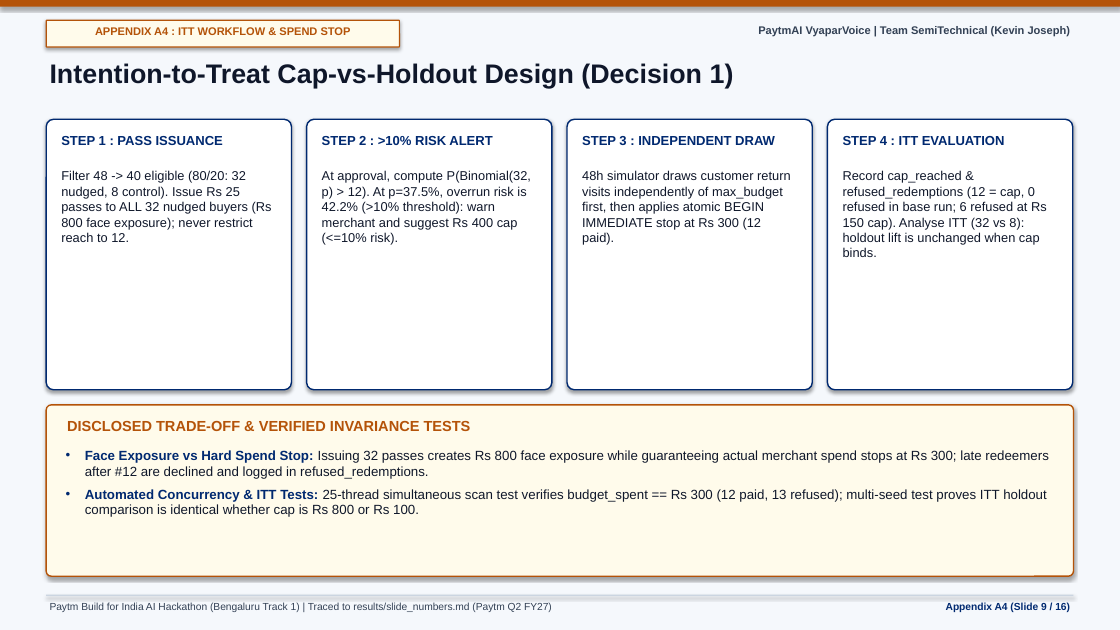
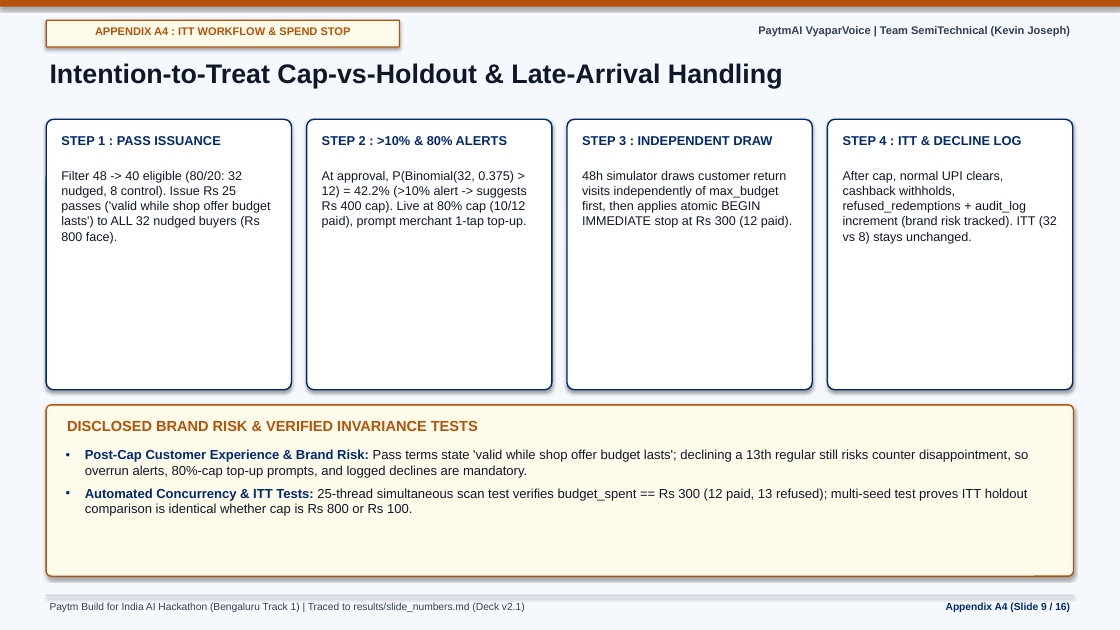
Before and after one commit to somebeing2/paytmai-vyaparvoice, a slide deck: slide 9 of deck/v2/PaytmAI_VyaparVoice_v2.pptx. Drawn at 1120x630 pixels with LibreOffice and Linux fonts; fonts in the diff are those of the drawing. Boxes give left, top, right and bottom in pixels: in the first picture for what was removed or moved away, otherwise in the second. Text is boxed around its words. In the diff, an @@ line names an element or a change of style, - is before the commit and + after.

Commit message:
docs(deck-v2.1): pooled 50-shop pilot power, A9 profit CI rule, EN author-checked status, plain capability tiles, Q4 cap-refusal Q&A, and P1 Stage 2 plan [skip render]

```diff
--- a/deck/v2/PaytmAI_VyaparVoice_v2.pptx
+++ b/deck/v2/PaytmAI_VyaparVoice_v2.pptx
@@ text at [50,63,783,89]: text changed @@
-Intention-to-Treat Cap-vs-Holdout Design (Decision 1)
+Intention-to-Treat Cap-vs-Holdout & Late-Arrival Handling
@@ text "STEP 1 : PASS ISSUANCE" at [61,136,220,145]: size 11.2 to 11 pt @@
@@ text at [322,136,507,145]: text changed; size 11.2 to 11 pt @@
-STEP 2 : >10% RISK ALERT
+STEP 2 : >10% & 80% ALERTS
@@ text "STEP 3 : INDEPENDENT DRAW" at [582,135,772,148]: size 11.2 to 11 pt @@
@@ text at [843,136,1022,145]: text changed; size 11.2 to 11 pt @@
-STEP 4 : ITT EVALUATION
+STEP 4 : ITT & DECLINE LOG
@@ text at [61,171,271,244]: text changed; size 11 to 10.8 pt @@
-Filter 48 -> 40 eligible (80/20: 32 nudged, 8 control). Issue Rs 25 passes to ALL 32 nudged buyers (Rs 800 face exposure); never restrict reach to 12.
+Filter 48 -> 40 eligible (80/20: 32 nudged, 8 control). Issue Rs 25 passes ('valid while shop offer budget lasts') to ALL 32 nudged buyers (Rs 800 face).
@@ text at [322,171,527,228]: text changed; size 11 to 10.8 pt @@
-At approval, compute P(Binomial(32, p) > 12). At p=37.5%, overrun risk is 42.2% (>10% threshold): warn merchant and suggest Rs 400 cap (<=10% risk).
+At approval, P(Binomial(32, 0.375) > 12) = 42.2% (>10% alert -> suggests Rs 400 cap). Live at 80% cap (10/12 paid), prompt merchant 1-tap top-up.
@@ text "48h simulator draws customer return ..." at [582,171,792,228]: size 11 to 10.8 pt @@
@@ text at [843,171,1057,244]: text changed; size 11 to 10.8 pt @@
-Record cap_reached & refused_redemptions (12 = cap, 0 refused in base run; 6 refused at Rs 150 cap). Analyse ITT (32 vs 8): holdout lift is unchanged when cap binds.
+After cap, normal UPI clears, cashback withholds, refused_redemptions + audit_log increment (brand risk tracked). ITT (32 vs 8) stays unchanged.
@@ text at [67,421,478,431]: text changed @@
-DISCLOSED TRADE-OFF & VERIFIED INVARIANCE TESTS
+DISCLOSED BRAND RISK & VERIFIED INVARIANCE TESTS
@@ text at [85,449,1029,478]: text changed; size 11.4 to 11.2 pt @@
-• Face Exposure vs Hard Spend Stop: Issuing 32 passes creates Rs 800 face exposure while guaranteeing actual merchant spend stops at Rs 300; late redeemers after #12 are declined and logged in refused_redemptions.
+• Post-Cap Customer Experience & Brand Risk: Pass terms state 'valid while shop offer budget lasts'; declining a 13th regular still risks counter disappointment, so overrun alerts, 80%-cap top-up prompts, and logged declines are mandatory.
@@ text at [85,488,1028,516]: size 11.4 to 11.2 pt in "Automated Concurrency & ITT Tests: 25-thread simultaneous ..." @@
@@ text at [50,603,525,612]: text changed @@
-Paytm Build for India AI Hackathon (Bengaluru Track 1) | Traced to results/slide_numbers.md (Paytm Q2 FY27)
+Paytm Build for India AI Hackathon (Bengaluru Track 1) | Traced to results/slide_numbers.md (Deck v2.1)
```
Also in this commit, not shown: 15 other slides changed, 9 other files.
